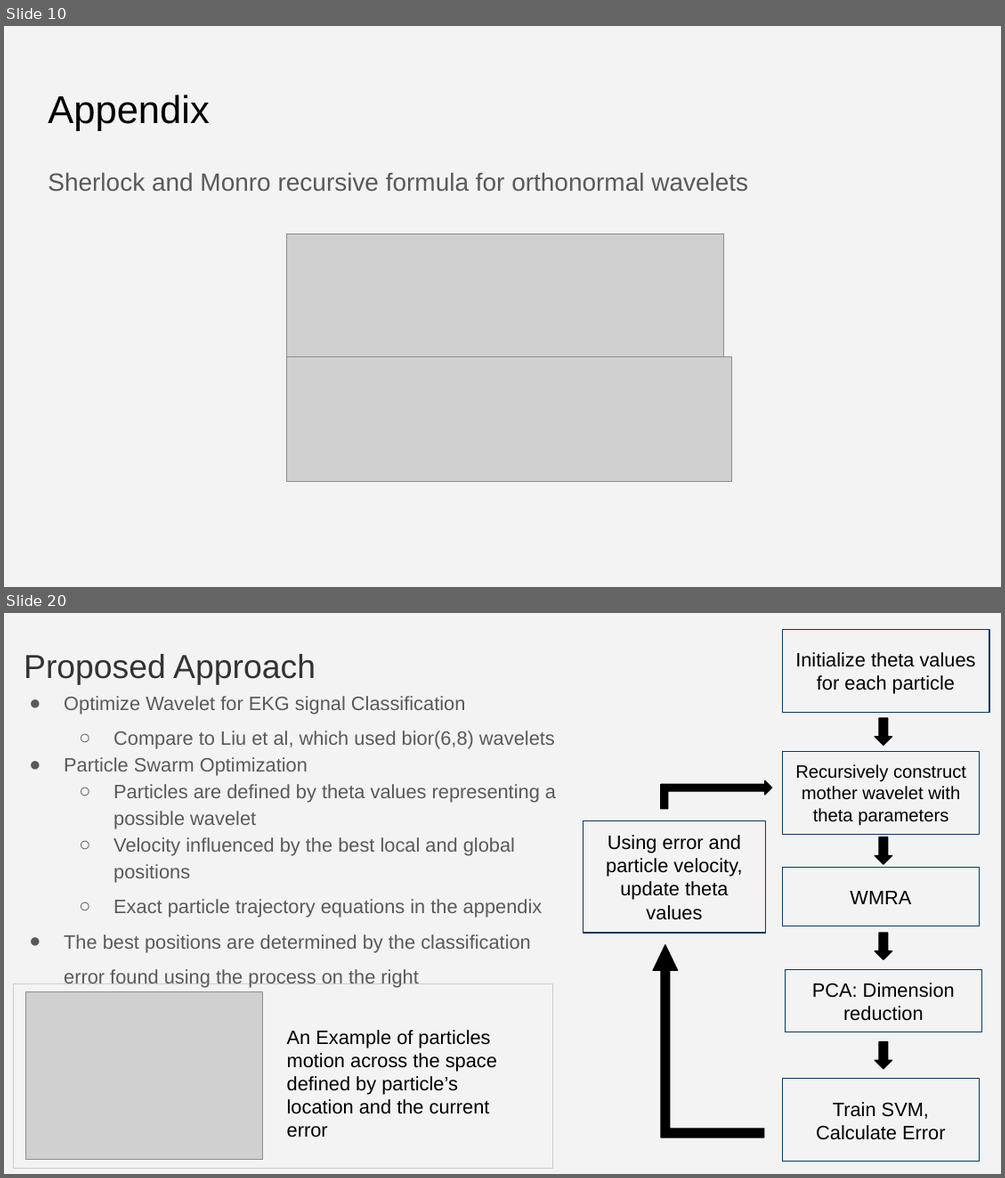
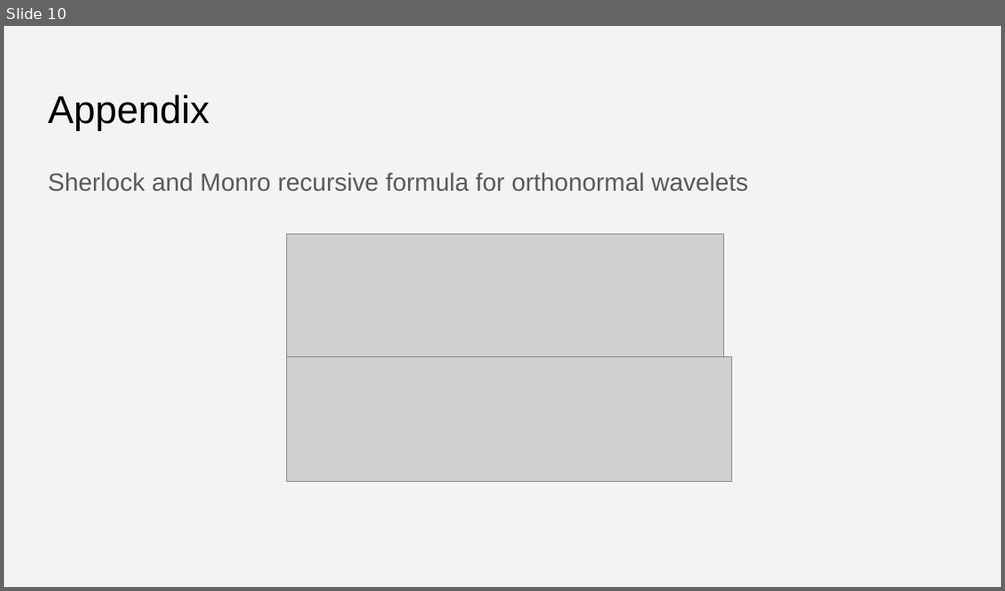
Before and after one commit to Karndeep-UCSD/Wavelet-Optimization-for-Time-Series-Classification, a slide deck: ECE251C - Final Project Presentation.pptx. Shown one above the other, each under a label of ours: slides 10 and 20 before the commit, slide 10 after it; the slides between them are not shown. The pictures are 1005x1178 and 1005x591 pixels, drawn with LibreOffice and Linux fonts; fonts in the diff are those of the drawing; grey boxes stand for pictures; background and template pictures are left out. Boxes give left, top, right and bottom in pixels: in the first picture for what was removed or moved away, otherwise in the second. Text is boxed around its words. In the diff, an @@ line names an element or a change of style, - is before the commit and + after.

```diff
--- a/ECE251C - Final Project Presentation.pptx
+++ b/ECE251C - Final Project Presentation.pptx
@@ slide 20 removed at [4,613,1001,1174], background #F3F3F3 @@
@@ rectangle removed at [783,629,990,712] @@
-Initialize theta values for each particle
@@ title removed at [24,654,316,684] @@
-Proposed Approach
@@ text removed at [64,696,556,988] @@
-● Optimize Wavelet for EKG signal Classification
-  ○ Compare to Liu et al, which used bior(6,8) wavelets
-● Particle Swarm Optimization
-  ○ Particles are defined by theta values representing a possible wavelet
-  ○ Velocity influenced by the best local and global positions
-  ○ Exact particle trajectory equations in the appendix
-● The best positions are determined by the classification error found using the process on the right
@@ down arrow removed at [874,718,891,745] @@
@@ rectangle removed at [783,752,979,835] @@
-Recursively construct mother wavelet with theta parameters
@@ bent up arrow removed at [662,780,772,808] @@
@@ rectangle removed at [583,820,766,932] @@
-Using error and particle velocity, update theta values
@@ down arrow removed at [874,837,891,864] @@
@@ rectangle removed at [783,868,979,926] @@
-WMRA
@@ bent up arrow removed at [653,945,763,1137] @@
@@ down arrow removed at [874,933,891,960] @@
@@ rectangle removed at [14,984,553,1168] @@
@@ rectangle removed at [785,970,982,1033] @@
-PCA: Dimension reduction
@@ picture removed at [26,992,262,1159] @@
@@ text removed at [287,1030,497,1137] @@
-An Example of particles motion across the space defined by particle’s location and the current error
@@ down arrow removed at [874,1042,891,1069] @@
@@ rectangle removed at [783,1078,979,1161] @@
-Train SVM, Calculate Error
```
Also in this commit, not shown: 17 other slides removed, 1 other file.
